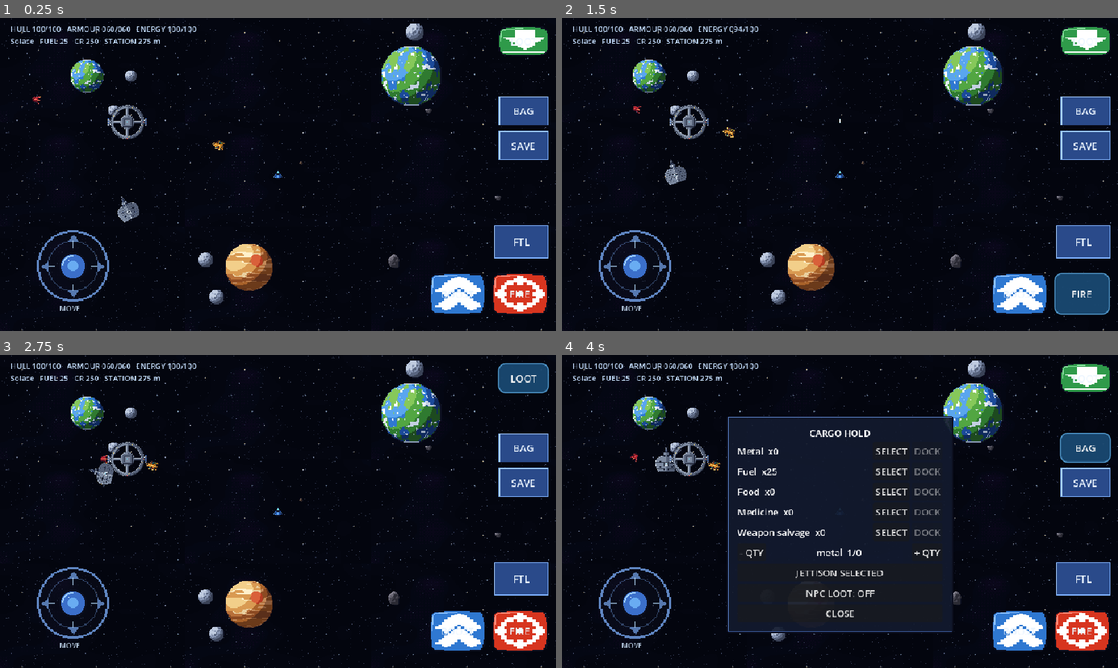
Above: before the commit, frames 1-4 (two rows, left to right).
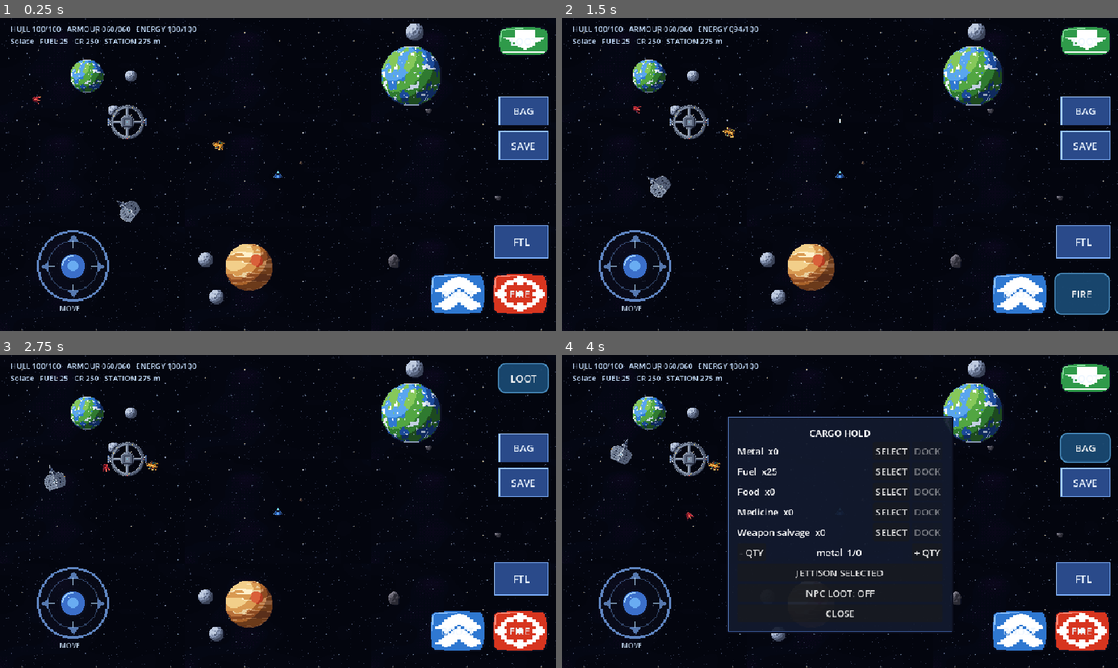
Above: after the commit, the same moments.

Repository: DARTVADER1-DROID/Star-Forge
Game: Godot game, scene res://scenes/main.tscn
The game is run twice, just before and just after one commit, with the same random seed, the same clock (stepped at 60 frames per second) and the same inputs.
Inputs:
- Up to frame 1 (0.25 s): no input
- Up to frame 2 (1.5 s): click "BOOST" at 0.5 s; click "FIRE" at 1.25 s
- Up to frame 3 (2.75 s): click "LOOT" at 2 s
- Up to frame 4 (4 s): click "FTL" at 2.75 s; click "BAG" at 3.5 s

The runs differ from the first frame. In frame 1, 0.1% of the frame differs, in the area x 21-26%, y 57-66%; in frame 2, 0.4%; in frame 3, 0.4%, in the area x 8-21%, y 32-44%; in frame 4, 0.4%.

Commit message:
Fix typed vector handling in multi-touch galaxy gestures

Diff:
--- a/scripts/ui/galaxy_map.gd
+++ b/scripts/ui/galaxy_map.gd
@@ -96,8 +96,10 @@
                 _touch_moved = false
             elif _touch_positions.size() == 2:
                 var points: Array = _touch_positions.values()
-                _pinch_distance = (points[0] as Vector2).distance_to(points[1] as Vector2)
-                _pinch_midpoint = ((points[0] as Vector2)+(points[1] as Vector2))*0.5
+                var first_point: Vector2 = points[0]
+                var second_point: Vector2 = points[1]
+                _pinch_distance = first_point.distance_to(second_point)
+                _pinch_midpoint = (first_point+second_point)*0.5
             accept_event()
         else:
             if touch.index == _active_touch and _touch_positions.size() == 1 and not _touch_moved:
@@ -119,8 +121,10 @@
         _touch_positions[drag.index] = drag.position
         if _touch_positions.size() >= 2:
             var points: Array = _touch_positions.values()
-            var midpoint := ((points[0] as Vector2)+(points[1] as Vector2))*0.5
-            var distance := (points[0] as Vector2).distance_to(points[1] as Vector2)
+            var first_point: Vector2 = points[0]
+            var second_point: Vector2 = points[1]
+            var midpoint := (first_point+second_point)*0.5
+            var distance := first_point.distance_to(second_point)
             if _pinch_distance > 1.0 and distance > 1.0:
                 set_zoom(_zoom*distance/_pinch_distance,_pinch_midpoint)
             pan_by(midpoint-_pinch_midpoint)
